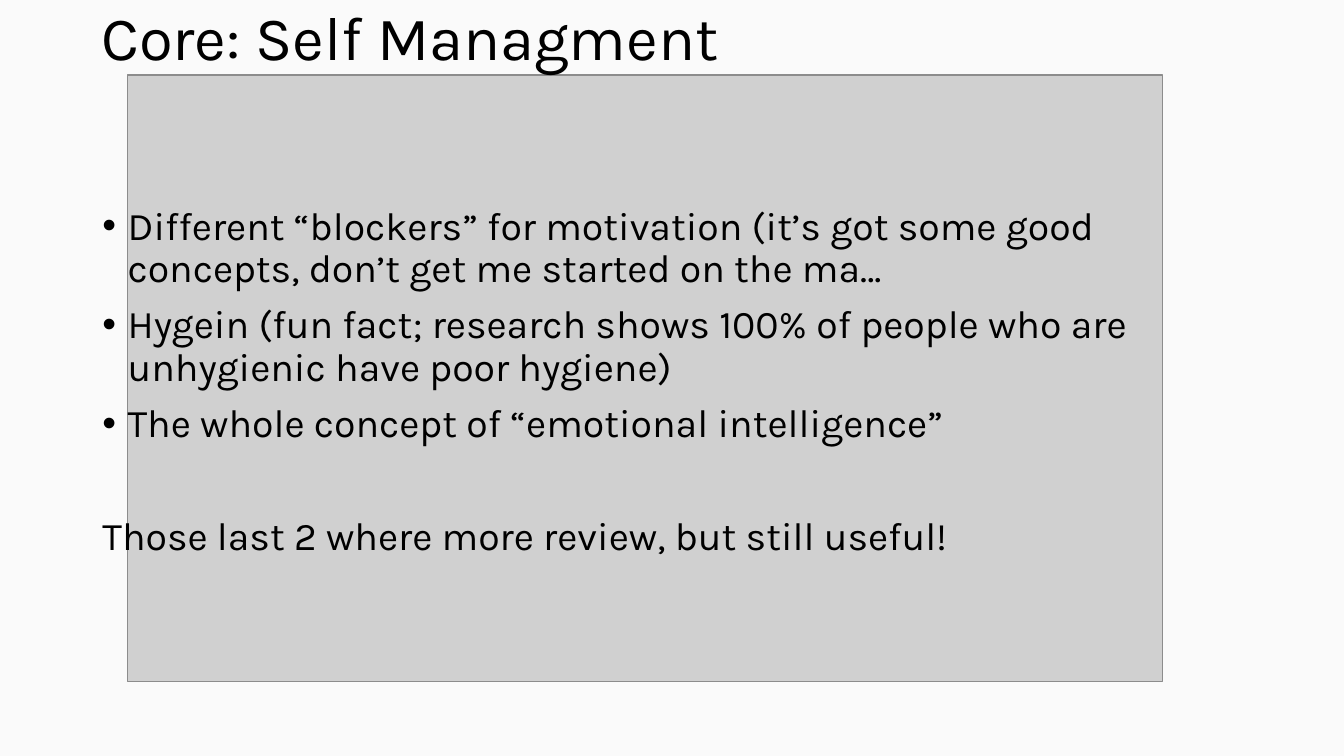
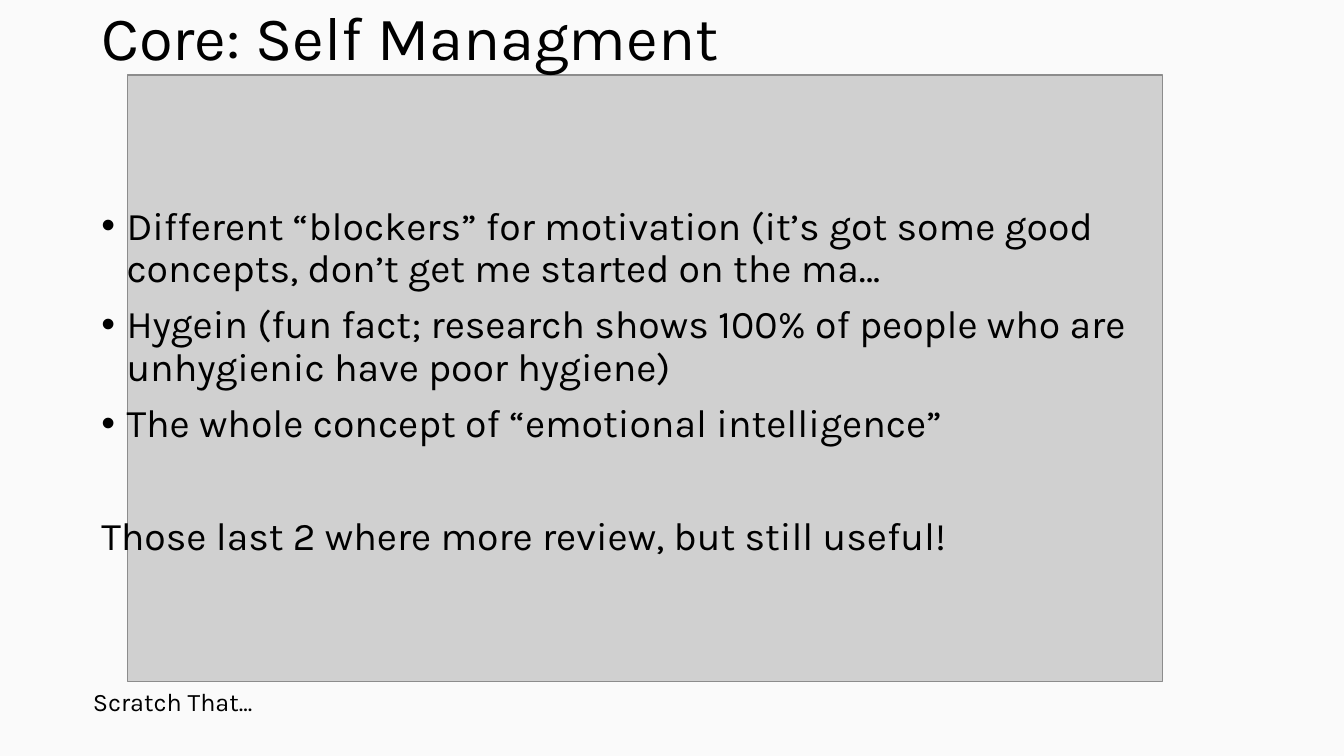
Before and after one commit to CTH-npitx/Presentations, a slide deck: slide 4 of Current Presentation/Charlie- summer 2026 presentation.pptx. Drawn at 1344x756 pixels with LibreOffice and Linux fonts; fonts in the diff are those of the drawing; grey boxes stand for pictures. Boxes give left, top, right and bottom in pixels: in the first picture for what was removed or moved away, otherwise in the second. Text is boxed around its words. In the diff, an @@ line names an element or a change of style, - is before the commit and + after.

```diff
--- a/Current Presentation/Charlie- summer 2026 presentation.pptx
+++ b/Current Presentation/Charlie- summer 2026 presentation.pptx
@@ text "Different “blockers” for motivation (it’s ..." rewrapped from bbox=[102, 211, 1127, 560] to bbox=[101, 205, 1126, 560] @@
@@ text added at bbox=[93, 693, 253, 712], 18 pt, text #000000 @@
+Scratch That...
```
